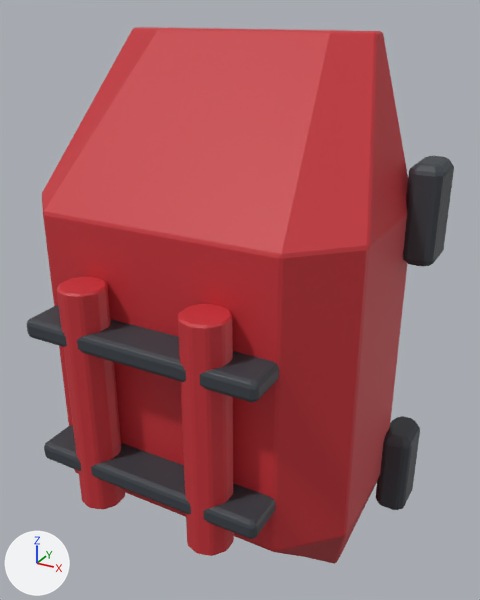
Renders of the FBX model Assets/Resources/ClamshellMeshes/CalfBack_Set08_Goliath.fbx from each side of a commit.
Before and after are seen from a camera (50 mm lens) standing at (0.393, -0.745, 0.388) and looking at (0.026, -0.079, 0.054). Every picture has the same lights, and +X, +Y and +Z are marked at lower left. The picture after the commit comes second. Where no turn or scale is listed for an object, it has been applied to the vertices.

Objects in the first picture: 'CalfBack_Set08_Goliath'.
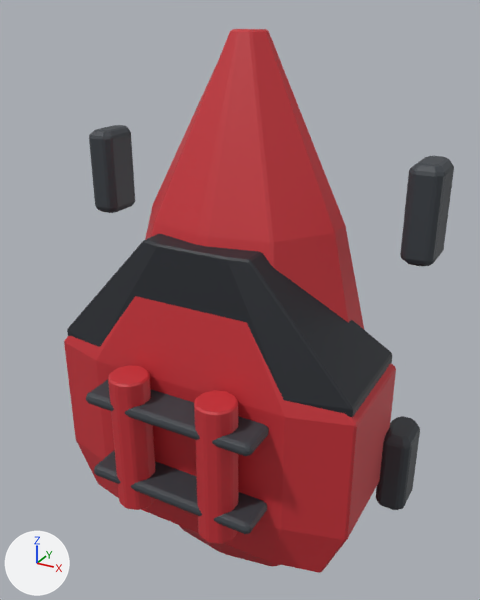
Changed parts and their boxes (x1, y1, x2, y2) in the pictures (480 x 600 px; the box of a moved part takes in the faces that stretch with it):
'CalfBack_Set08_Goliath', reshaped (9% narrower): before (27, 27, 454, 564); after (64, 29, 454, 573)
part 1 of me_calfback_set08_goliath_001, moved or reshaped: before (57, 276, 125, 510); after (108, 365, 156, 510)
part 2 of me_calfback_set08_goliath_001, moved or reshaped: before (178, 304, 234, 556); after (194, 390, 238, 544)
part 3 of me_calfback_set08_goliath_001, rebuilt (40% narrower): before (42, 27, 408, 564); after (145, 29, 364, 566)
part 4 of me_calfback_set08_goliath_001, added: after (94, 450, 267, 534)
part 5 of me_calfback_set08_goliath_001, added: after (86, 380, 269, 456)
part 6 of me_calfback_set08_goliath_001, added (black): after (67, 233, 392, 418)
part 7 of me_calfback_set08_goliath_001, added (red): after (64, 296, 396, 573)
part 8 of me_calfback_set08_goliath_001, deleted: before (27, 305, 279, 402)
part 9 of me_calfback_set08_goliath_001, deleted: before (44, 425, 275, 539)

The edits, one by one:
Material 'Dark' (mat_dark) is new.
Its base color is (0.017, 0.02, 0.026) (black #23272d).
Its roughness is 0.55.
me_calfback_set08_goliath_001 is used by ob_calfback_set08_goliath; location (0.0, 0.0, 0.0).
me_calfback_set08_goliath_001 had 712 vertices, 744 faces and spanned x -0.245..0.245, y -0.27..0.03, z -0.365..0.365.
me_calfback_set08_goliath_001 now has 818 vertices, 848 faces and spans x -0.245..0.245, y -0.222..0.03, z -0.365..0.365.
me_calfback_set08_goliath_001 part 1: the loose piece of 60 vertices spanning x -0.104..-0.051, y -0.27..-0.216, z -0.172..0.114 is scaled about its middle by (0.926, 0.926, 0.648), then moved by (0.017, 0.046, -0.08).
me_calfback_set08_goliath_001 part 2: the loose piece of 60 vertices spanning x 0.051..0.104, y -0.27..-0.216, z -0.172..0.114 is scaled about its middle by (0.926, 0.926, 0.648), then moved by (-0.017, 0.046, -0.08).
me_calfback_set08_goliath_001 part 3: the loose piece of 88 vertices spanning x -0.21..0.21, y -0.22..0.0, z -0.365..0.365 is rebuilt with 82 vertices and now spans x -0.172..0.172, y -0.172..0.0, z -0.365..0.365.
me_calfback_set08_goliath_001 part 4: a new loose piece of 84 vertices spanning x -0.116..0.116, y -0.22..-0.168, z -0.172..-0.157, in mat_frame (dark grey #3a3f45).
me_calfback_set08_goliath_001 part 5: a new loose piece of 84 vertices spanning x -0.116..0.116, y -0.22..-0.168, z -0.062..-0.047, in mat_frame (dark grey #3a3f45).
me_calfback_set08_goliath_001 part 6: a new loose piece of 56 vertices spanning x -0.204..0.204, y -0.167..0.0, z -0.245..0.135, in mat_dark (black #23272d).
me_calfback_set08_goliath_001 part 7: a new loose piece of 56 vertices spanning x -0.21..0.21, y -0.172..0.0, z -0.263..0.117, in mat_shell (red #c83038).
me_calfback_set08_goliath_001 part 8: the loose piece of 84 vertices spanning x -0.148..0.148, y -0.268..-0.212, z 0.043..0.067 is deleted.
me_calfback_set08_goliath_001 part 9: the loose piece of 84 vertices spanning x -0.148..0.148, y -0.268..-0.212, z -0.125..-0.101 is deleted.
me_calfback_set08_goliath_001 gains material mat_dark (black #23272d).
